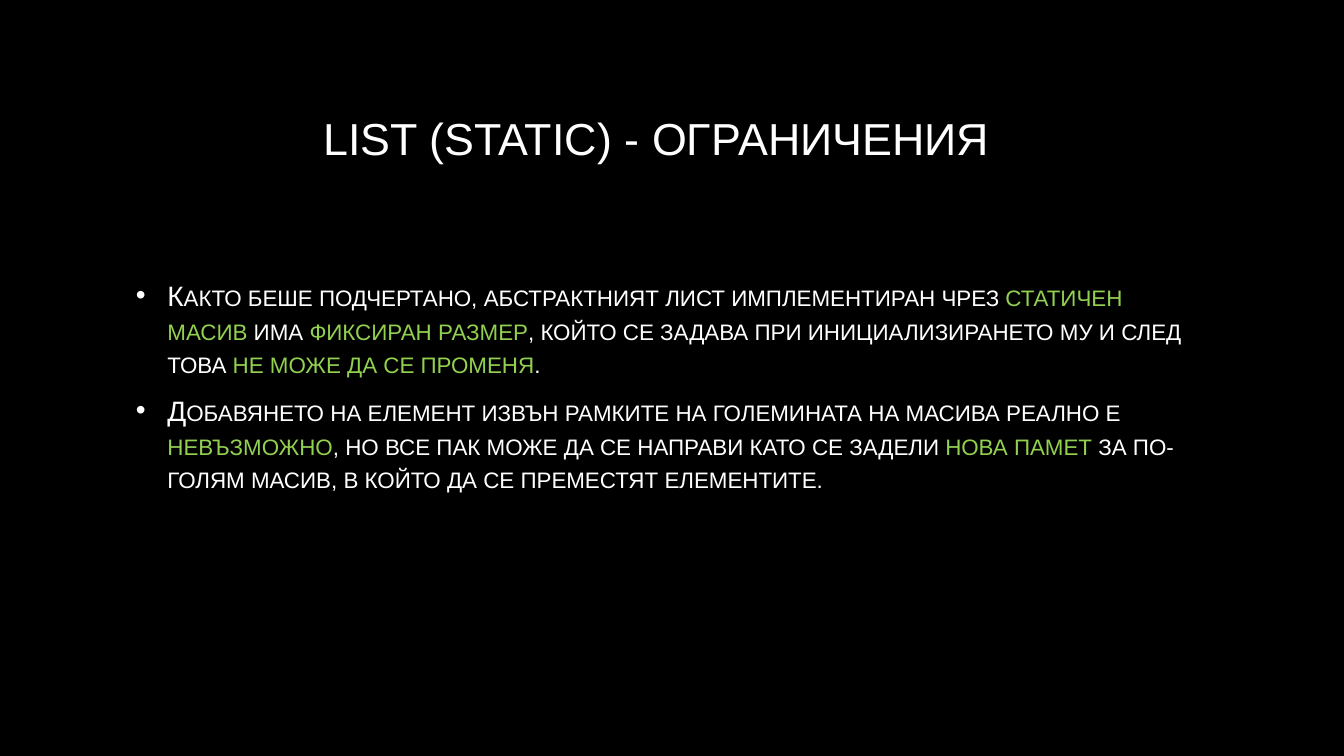
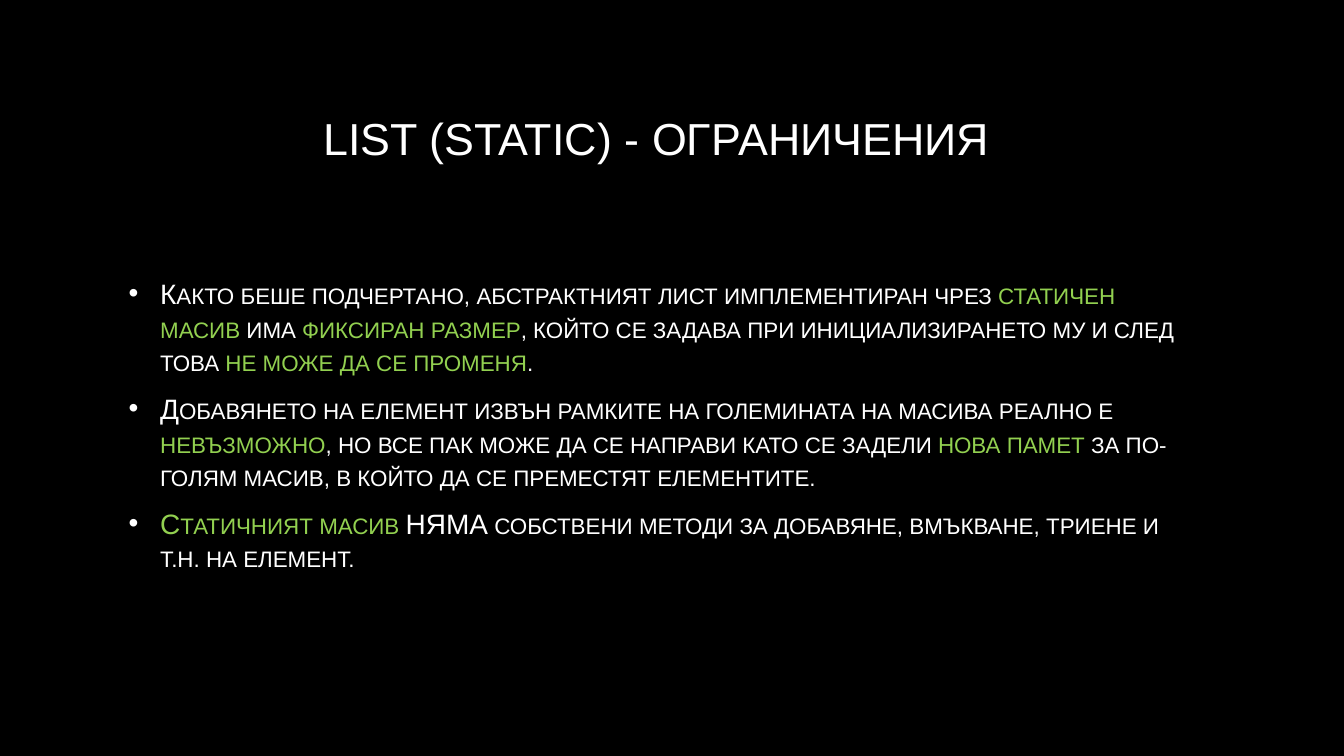
Before and after one commit to velizar92/CSharp-Programming-Presentations, a slide deck: slide 9 of Linear Data Structures.pptx (slide 8 before the commit). Drawn at 1344x756 pixels with LibreOffice and Linux fonts; fonts in the diff are those of the drawing; background and template pictures are left out. Boxes give left, top, right and bottom in pixels: in the first picture for what was removed or moved away, otherwise in the second. Text is boxed around its words. In the diff, an @@ line names an element or a change of style, - is before the commit and + after.

```diff
--- a/Linear Data Structures.pptx
+++ b/Linear Data Structures.pptx
@@ text "Както беше подчертано, абстрактният лист ...": place and size @@
-text "Както беше подчертано, абстрактният лист ..." at (167,290,1181,493)
+text "Както беше подчертано, абстрактният лист ..." at (160,288,1174,567)
@@ text at (160,514,1159,567): paragraph added @@
+• Статичният масив НЯМА собствени методи за добавяне, вмъкване, триене и т.н. на елемент.
```
Also in this commit, not shown: 5 other slides changed, 6 slides added.
